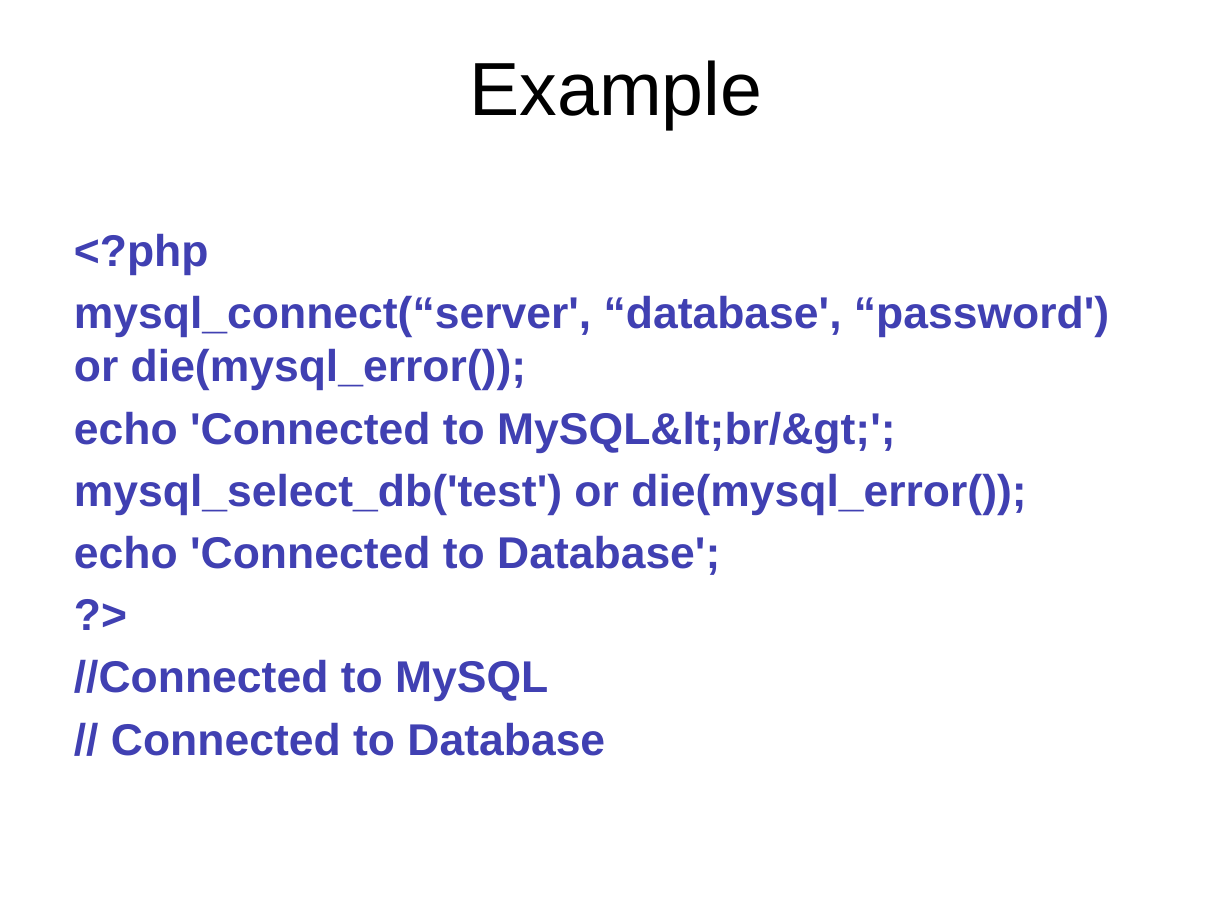
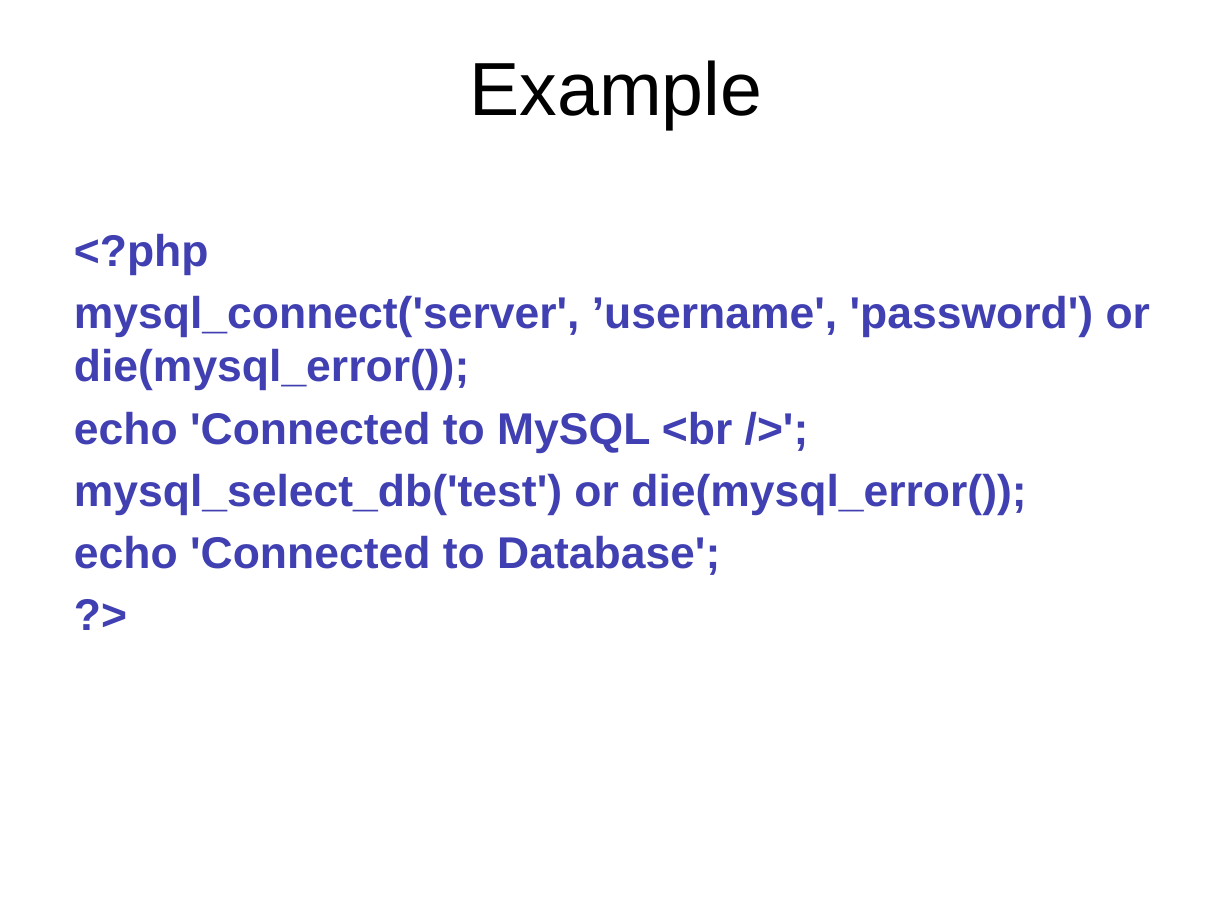
Before and after one commit to pingovn/pingo-webbasic-with-php, a slide deck: slide 36 of slides/Pingo - PHP Basics - Database - MySQL.pptx (slide 37 before the commit). Drawn at 1232x924 pixels with LibreOffice and Linux fonts; fonts in the diff are those of the drawing; background and template pictures are left out. Boxes give left, top, right and bottom in pixels: in the first picture for what was removed or moved away, otherwise in the second. Text is boxed around its words. In the diff, an @@ line names an element or a change of style, - is before the commit and + after.

```diff
--- a/slides/Pingo - PHP Basics - Database - MySQL.pptx
+++ b/slides/Pingo - PHP Basics - Database - MySQL.pptx
@@ text at (x1=74, y1=295, x2=1150, y2=453): text changed @@
-mysql_connect(“server', “database', “password') or die(mysql_error());
-echo 'Connected to MySQL&lt;br/&gt;';
+mysql_connect('server', ’username', 'password') or die(mysql_error());
+echo 'Connected to MySQL <br />';
@@ text at (x1=74, y1=659, x2=605, y2=756): paragraphs removed @@
-//Connected to MySQL
-// Connected to Database
```
Also in this commit, not shown: 7 other slides changed, 4 slides removed.
